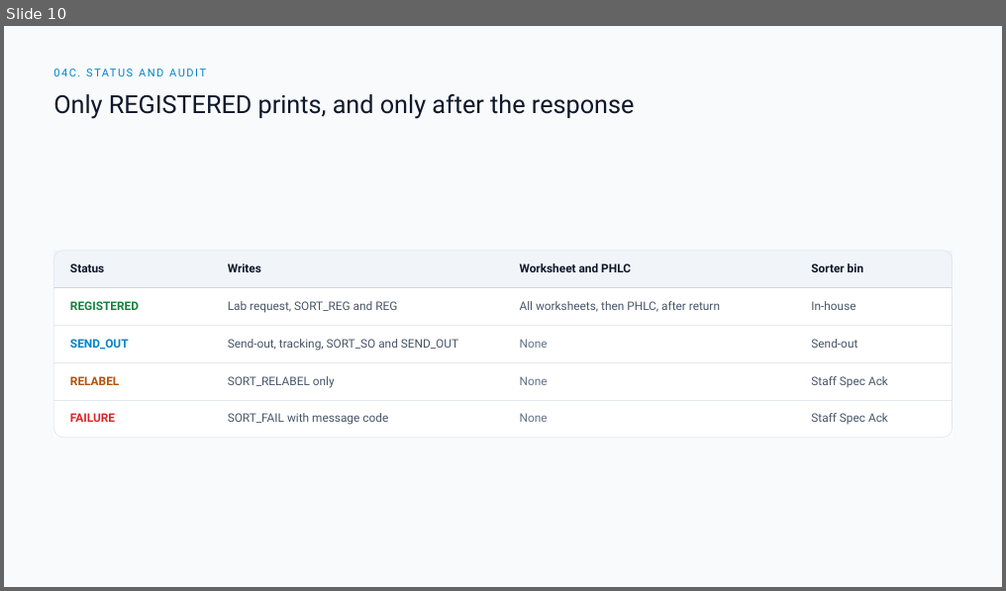
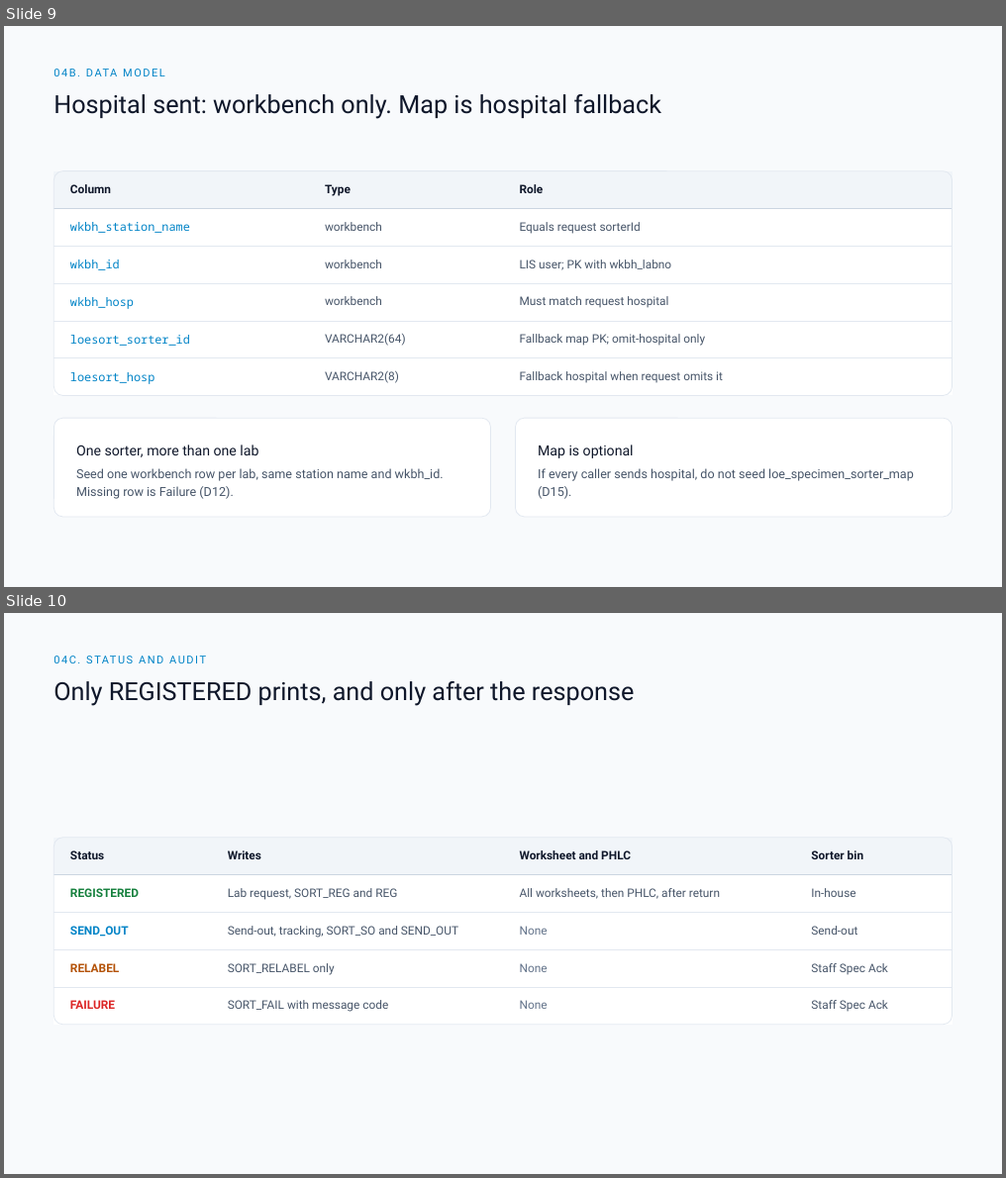
Before and after one commit to DragonChong/HA-Notes, a slide deck: SDLC/Projects/TMP-specimen-sorter-api — Specimen Sorter API/assets/Specimen Sorter API v3.pptx. Shown one above the other, each under a label of ours: slide 10 before the commit, slides 9 and 10 after it. The pictures are 1006x591 and 1006x1178 pixels, drawn with LibreOffice and Linux fonts; fonts in the diff are those of the drawing. Boxes give left, top, right and bottom in pixels: in the first picture for what was removed or moved away, otherwise in the second. Text is boxed around its words. In the diff, an @@ line names an element or a change of style, - is before the commit and + after.

```diff
--- a/SDLC/Projects/TMP-specimen-sorter-api — Specimen Sorter API/assets/Specimen Sorter API v3.pptx
+++ b/SDLC/Projects/TMP-specimen-sorter-api — Specimen Sorter API/assets/Specimen Sorter API v3.pptx
@@ slide 9 added at bbox=[4, 26, 1002, 587], background #F8FAFC @@
@@ text added at bbox=[54, 64, 952, 82], 10.5 pt, text #0284C7 @@
+04B. DATA MODEL
@@ text added at bbox=[54, 94, 661, 119], 24 pt, text #0F172A @@
+Hospital sent: workbench only. Map is hospital fallback
@@ table added at bbox=[54, 172, 952, 388], 6 rows, 3 columns @@
+Column | Type | Role
+wkbh_station_name | workbench | Equals request sorterId
+wkbh_id | workbench | LIS user; PK with wkbh_labno
+wkbh_hosp | workbench | Must match request hospital
+loesort_sorter_id | VARCHAR2(64) | Fallback map PK; omit-hospital only
+loesort_hosp | VARCHAR2(8) | Fallback hospital when request omits it
@@ rounded rectangle added at bbox=[54, 172, 952, 396], outline #E2E8F0 0.75 pt @@
@@ rounded rectangle added at bbox=[54, 418, 491, 517], fill #FFFFFF, outline #E2E8F0 0.75 pt @@
@@ rounded rectangle added at bbox=[515, 418, 951, 517], fill #FFFFFF, outline #E2E8F0 0.75 pt @@
@@ text added at bbox=[76, 445, 258, 458], 13.5 pt, text #0F172A @@
+One sorter, more than one lab
@@ text added at bbox=[76, 469, 444, 499], 12 pt, text #475569 @@
+Seed one workbench row per lab, same station name and wkbh_id. Missing row is Failure (D12).
@@ text added at bbox=[538, 445, 634, 459], 13.5 pt, text #0F172A @@
+Map is optional
@@ text added at bbox=[538, 469, 914, 499], 12 pt, text #475569 @@
+If every caller sends hospital, do not seed loe_specimen_sorter_map (D15).
```
Also in this commit, not shown: 4 slides changed, 1 slide removed, 5 other files.
